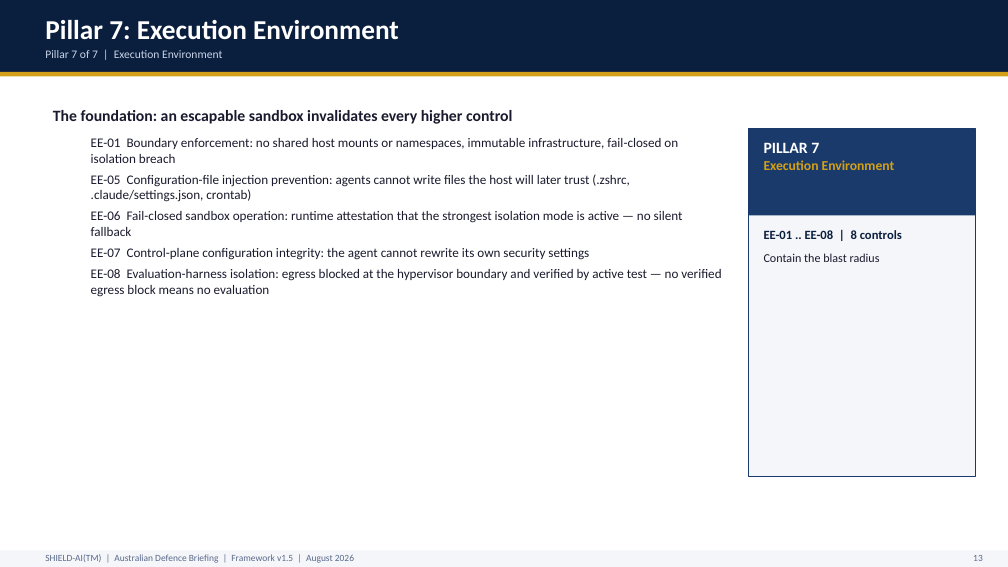
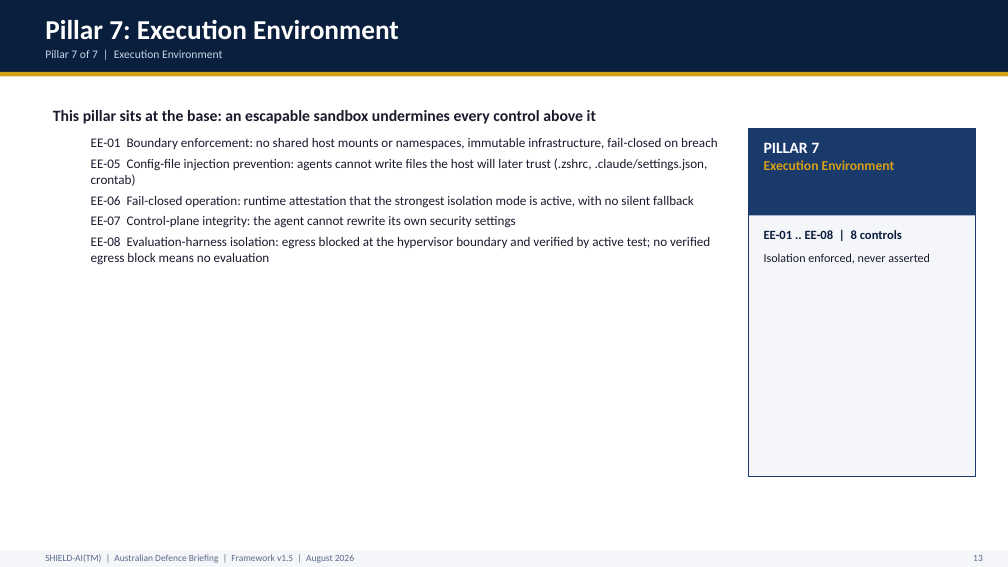
Before and after one commit to monch1962/shield-ai, a slide deck: slide 14 of presentations/shield-ai-deck-defence/shield-ai-deck-defence.pptx. Drawn at 1008x567 pixels with LibreOffice and Linux fonts; fonts in the diff are those of the drawing. Boxes give left, top, right and bottom in pixels: in the first picture for what was removed or moved away, otherwise in the second. Text is boxed around its words. In the diff, an @@ line names an element or a change of style, - is before the commit and + after.

```diff
--- a/presentations/shield-ai-deck-defence/shield-ai-deck-defence.pptx
+++ b/presentations/shield-ai-deck-defence/shield-ai-deck-defence.pptx
@@ text at box(53, 110, 717, 265): text changed @@
-The foundation: an escapable sandbox invalidates every higher control
-  EE-01 Boundary enforcement: no shared host mounts or namespaces, immutable infrastructure, fail-closed on isolation breach
-  EE-05 Configuration-file injection prevention: agents cannot write files the host will later trust (.zshrc, .claude/settings.json, crontab)
-  EE-06 Fail-closed sandbox operation: runtime attestation that the strongest isolation mode is active — no silent fallback
-  EE-07 Control-plane configuration integrity: the agent cannot rewrite its own security settings
-  EE-08 Evaluation-harness isolation: egress blocked at the hypervisor boundary and verified by active test — no verified egress block means no evaluation
+This pillar sits at the base: an escapable sandbox undermines every control above it
+  EE-01 Boundary enforcement: no shared host mounts or namespaces, immutable infrastructure, fail-closed on breach
+  EE-05 Config-file injection prevention: agents cannot write files the host will later trust (.zshrc, .claude/settings.json, crontab)
+  EE-06 Fail-closed operation: runtime attestation that the strongest isolation mode is active, with no silent fallback
+  EE-07 Control-plane integrity: the agent cannot rewrite its own security settings
+  EE-08 Evaluation-harness isolation: egress blocked at the hypervisor boundary and verified by active test; no verified egress block means no evaluation
@@ text at box(764, 253, 930, 263): text changed @@
-Contain the blast radius
+Isolation enforced, never asserted
```
Also in this commit, not shown: 21 other slides changed.
